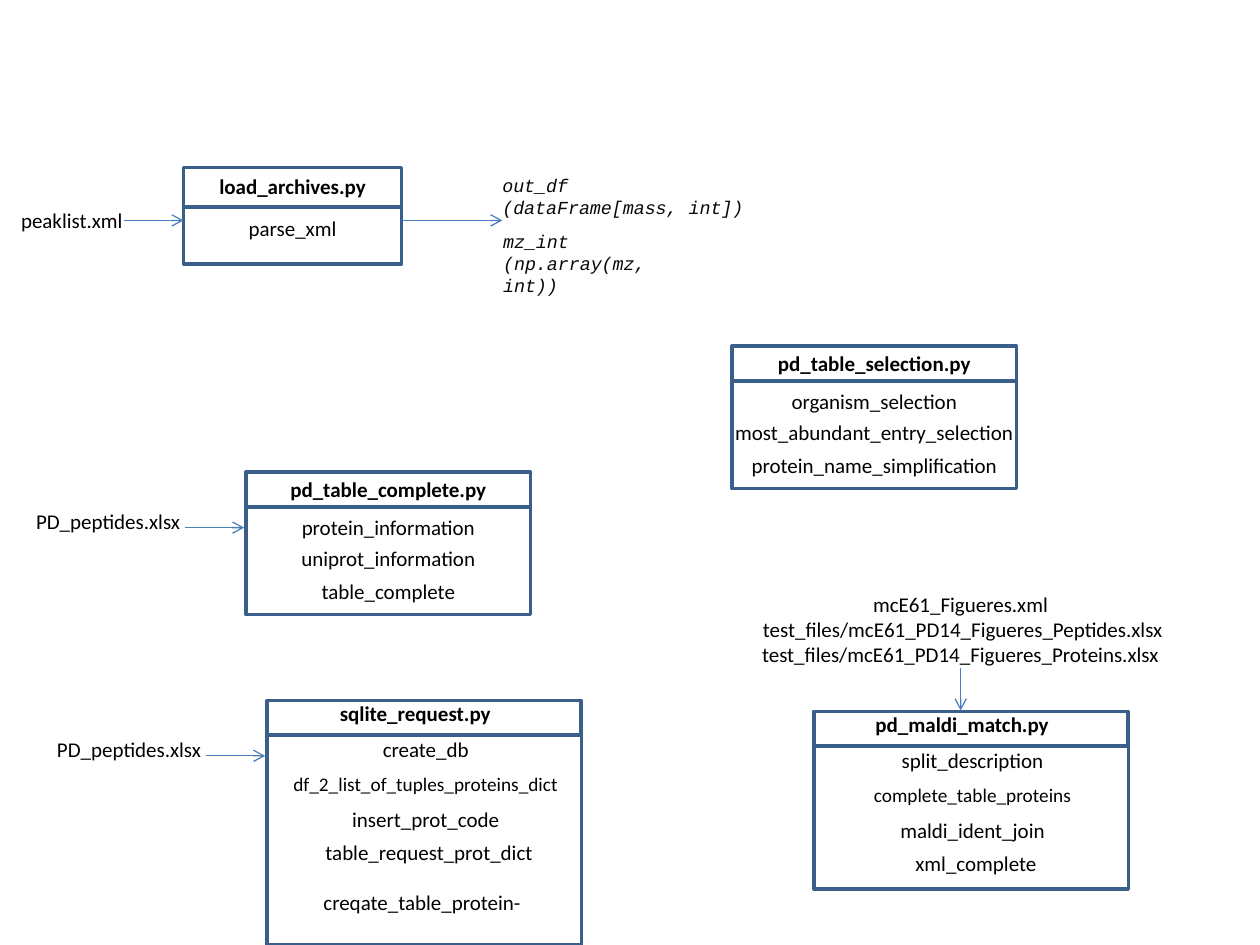
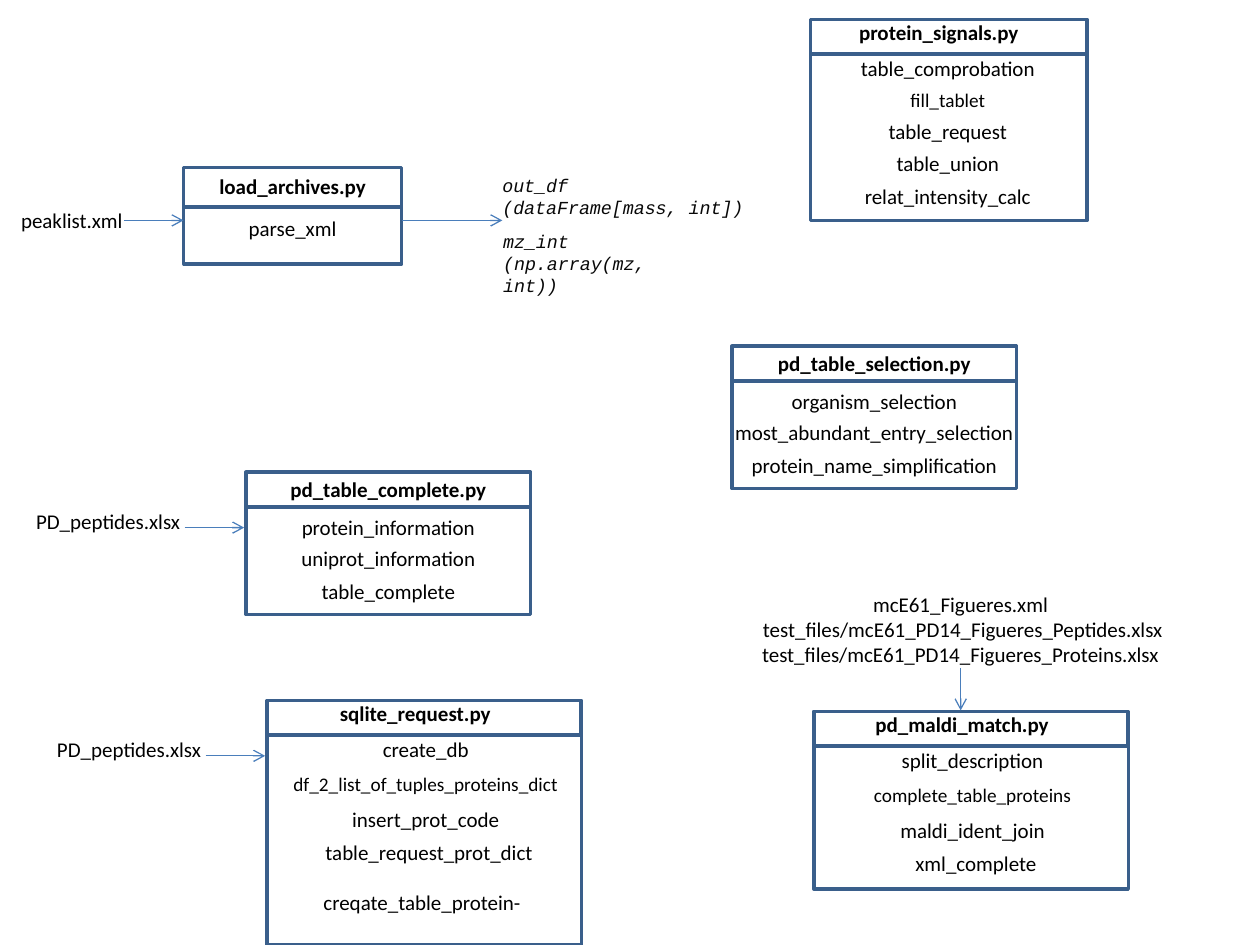
Before and after one commit to cplqam/IDAEA-IIBB_Aquasearch, a slide deck: slide 2 of docs/Summary.pptx. Drawn at 1260x945 pixels with LibreOffice and Linux fonts; fonts in the diff are those of the drawing. Boxes give left, top, right and bottom in pixels: in the first picture for what was removed or moved away, otherwise in the second. Text is boxed around its words. In the diff, an @@ line names an element or a change of style, - is before the commit and + after.

Commit message:
One! more module in scheme

```diff
--- a/docs/Summary.pptx
+++ b/docs/Summary.pptx
@@ rectangle added at (810, 19, 1086, 53), outline #3A5F8C 2 pt @@
@@ text added at (859, 25, 1018, 44), 12 pt, text #000000, bold @@
+protein_signals.py
@@ rectangle added at (810, 54, 1087, 220), outline #3A5F8C 2 pt @@
@@ text added at (861, 61, 1035, 80), 12 pt, text #000000 @@
+table_comprobation
@@ text added at (910, 93, 985, 110), 11 pt, text #000000 @@
+fill_tablet
@@ text added at (889, 124, 1007, 143), 12 pt, text #000000 @@
+table_request
@@ text added at (897, 156, 999, 174), 12 pt, text #000000 @@
+table_union
@@ text added at (865, 189, 1031, 208), 12 pt, text #000000 @@
+relat_intensity_calc
```
